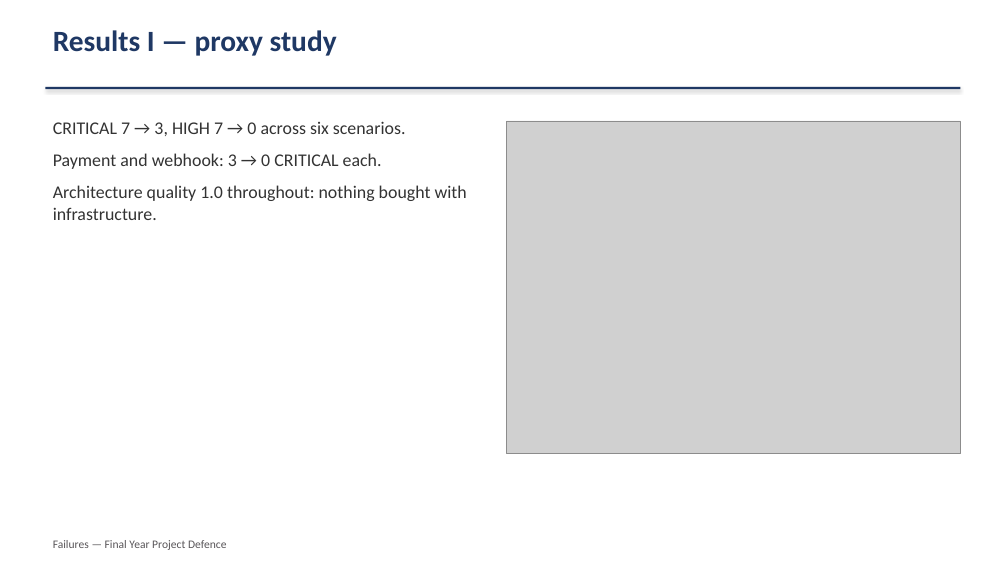
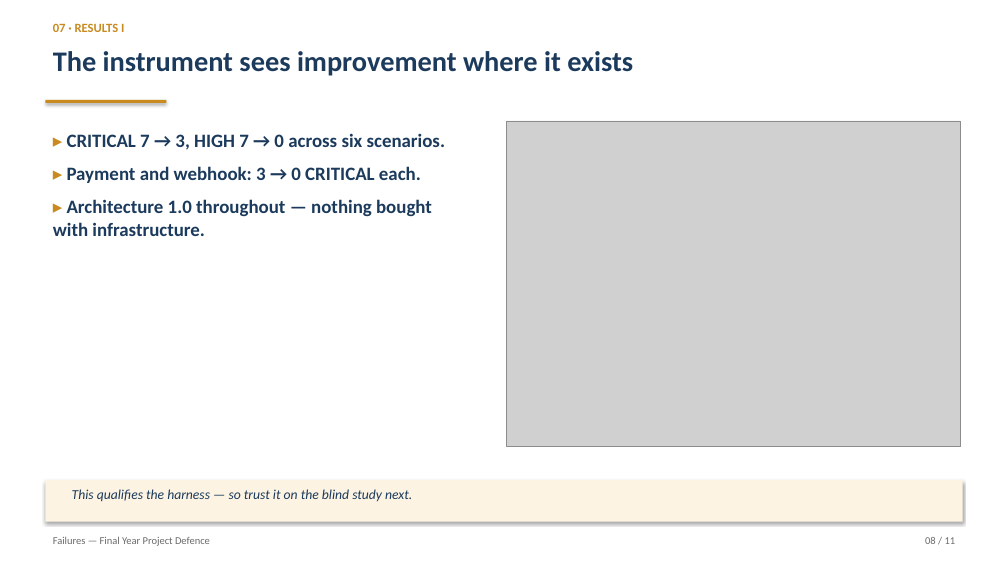
Before and after one commit to mayowa-kalejaiye/Failures, a slide deck: slide 8 of docs/school-project/FAILURES_Defence_Slides.pptx. Drawn at 1008x567 pixels with LibreOffice and Linux fonts; fonts in the diff are those of the drawing; grey boxes stand for pictures. Boxes give left, top, right and bottom in pixels: in the first picture for what was removed or moved away, otherwise in the second. Text is boxed around its words. In the diff, an @@ line names an element or a change of style, - is before the commit and + after.

Commit message:
School project: redesigned defence deck (navy/gold system, stat cards, takeaway strips)

```diff
--- a/docs/school-project/FAILURES_Defence_Slides.pptx
+++ b/docs/school-project/FAILURES_Defence_Slides.pptx
@@ text at box(53, 23, 124, 32): text changed; size 28 to 12 pt; text colour #1F3864 to #C98A1F @@
-Results I — proxy study
+07 · RESULTS I
@@ text "The instrument sees improvement where ...": place and size @@
-text "The instrument sees improvement where ..." at box(45, 87, 960, 89)
+text "The instrument sees improvement where ..." at box(53, 51, 633, 76)
@@ text "The instrument sees improvement where ..." at box(53, 51, 633, 76): fill #1F3864 to none; shadow off @@
@@ text at box(53, 51, 633, 76): text added @@
+The instrument sees improvement where it exists
@@ rectangle added at box(45, 100, 166, 103), fill #C98A1F @@
@@ text at box(53, 133, 445, 236): text changed; size 17 to 18 pt; text colour #333333 to #1B3A5C; bold on @@
-CRITICAL 7 → 3, HIGH 7 → 0 across six scenarios.
-Payment and webhook: 3 → 0 CRITICAL each.
-Architecture quality 1.0 throughout: nothing bought with infrastructure.
+▸ CRITICAL 7 → 3, HIGH 7 → 0 across six scenarios.
+▸ Payment and webhook: 3 → 0 CRITICAL each.
+▸ Architecture 1.0 throughout — nothing bought with infrastructure.
@@ picture: place and size @@
-picture at box(507, 121, 960, 454)
+picture at box(507, 121, 960, 446)
@@ rectangle added at box(45, 480, 963, 522), fill #FDF3E3 @@
@@ text added at box(72, 489, 412, 501), 13 pt, text #1B3A5C, italic @@
+This qualifies the harness — so trust it on the blind study next.
@@ text "Failures — Final Year Project ..." at box(53, 537, 210, 546): size 11 to 10 pt, text colour #595659 to #6B6B6B @@
@@ text added at box(925, 537, 956, 544), 10 pt, text #6B6B6B @@
+08 / 11
```
Also in this commit, not shown: 10 other slides changed, 1 other file.
